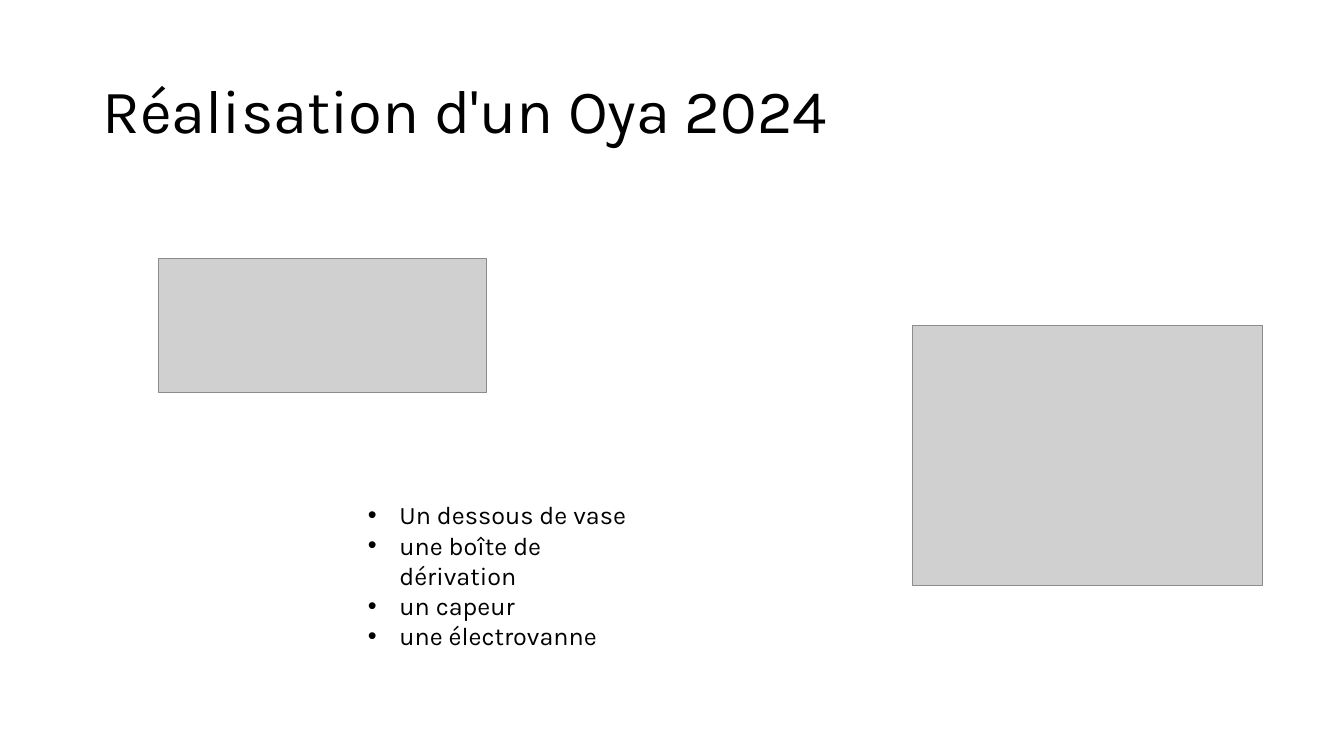
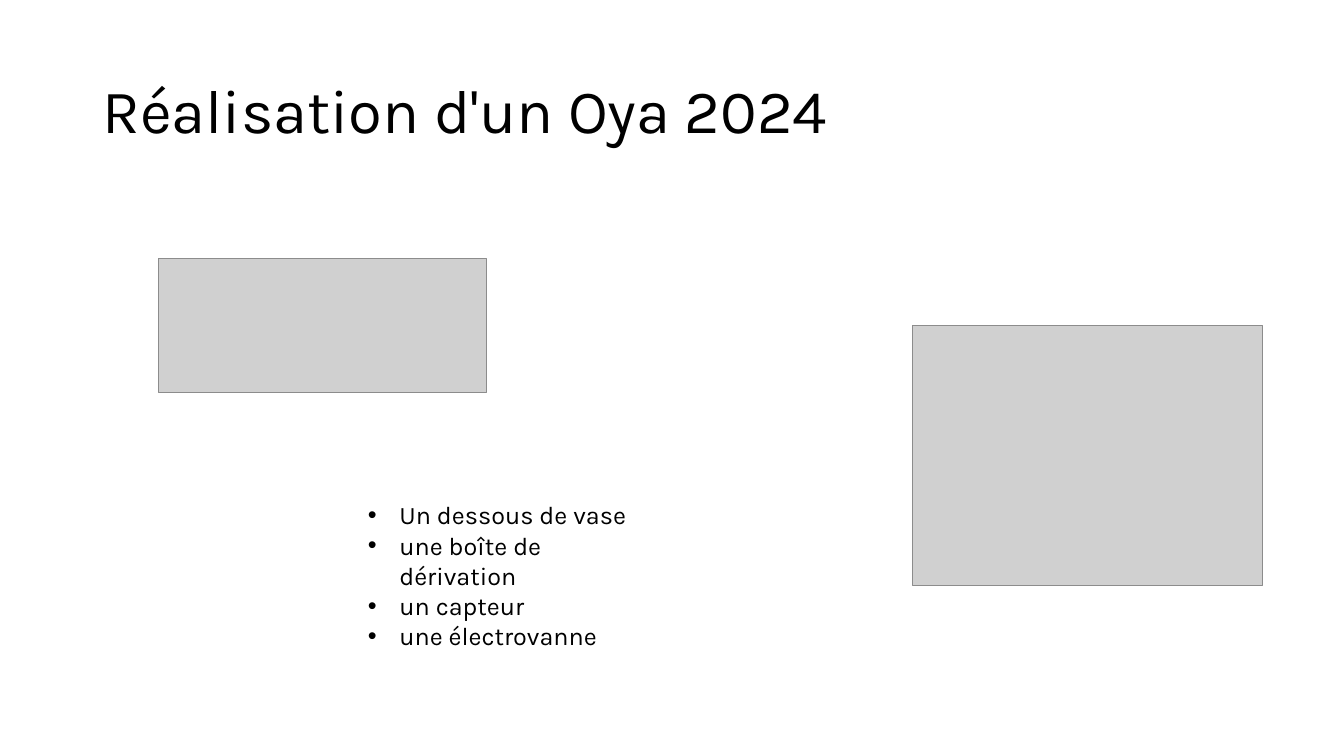
Before and after one commit to bpmine/jarduino, a slide deck: slide 1 of oyas/slaves_rs485/fabrication/modele_2024/howto.pptx. Drawn at 1344x756 pixels with LibreOffice and Linux fonts; fonts in the diff are those of the drawing; grey boxes stand for pictures. Boxes give left, top, right and bottom in pixels: in the first picture for what was removed or moved away, otherwise in the second. Text is boxed around its words. In the diff, an @@ line names an element or a change of style, - is before the commit and + after.

```diff
--- a/oyas/slaves_rs485/fabrication/modele_2024/howto.pptx
+++ b/oyas/slaves_rs485/fabrication/modele_2024/howto.pptx
@@ text at [399, 599, 524, 621]: text changed @@
-• un capeur
+• un capteur
```
Also in this commit, not shown: 6 other files.
